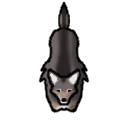
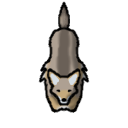
The second 128 × 128 image is a revision of the first. Changes to its layers:
added layer "ColorC" above "ColorB" over [40, 4, 88, 112]
added layer "ColorB" above "ColorA" over [40, 4, 88, 112]
painted on "Color" over [45, 12, 82, 112]
